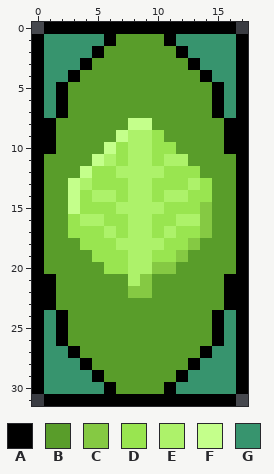
Pixel-art file, stored at Graphics/Leaf_card.aseprite. The first picture shows the starting point.
18x32 pixels, 1 frame.
Palette (. is transparent): A #000000  B #599d2a  C #85c943  D #99e550  E #adf26a  F #c4ff8b  G #37946e
Now the later version:
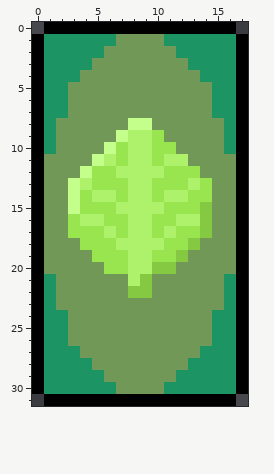
Message: inventory box added + water card
What changed:
colour B: #599d2a -> #729858
colour G: #37946e -> #1c9463
Changed rows in their new state; - is a pixel that keeps its letter.
first column x 1:
 1 -----G----G-----
 2 ----G------G----
 3 ---G--------G---
 4 --G----------G--
 5 -G------------G-
 6 -G------------G-
 7 -G------------G-
 8 G--------------G
 9 G--------------G
10 G--------------G
first column x 1:
21 G--------------G
22 G--------------G
23 G--------------G
24 -G------------G-
25 -G------------G-
26 -G------------G-
27 --G----------G--
28 ---G--------G---
29 ----G------G----
30 -----G----G-----
